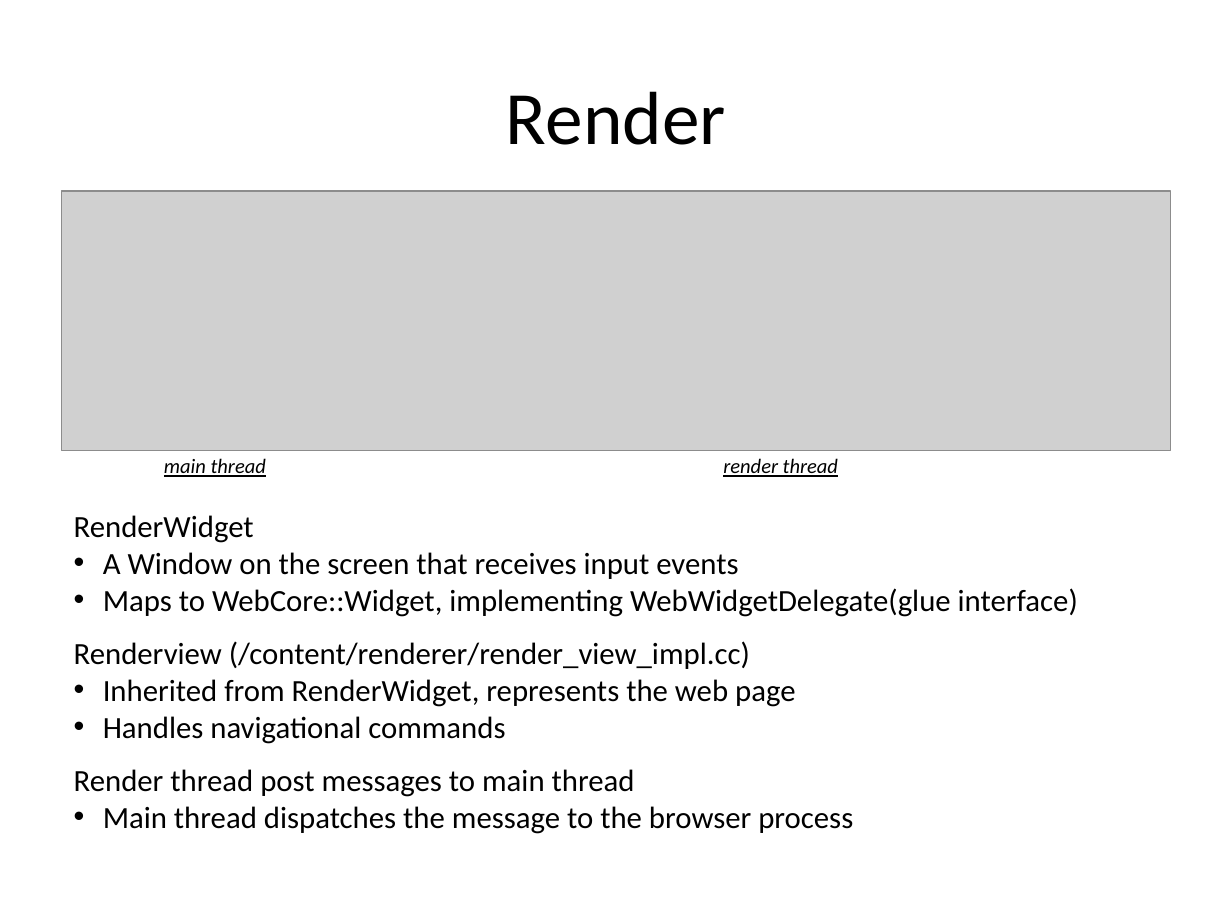
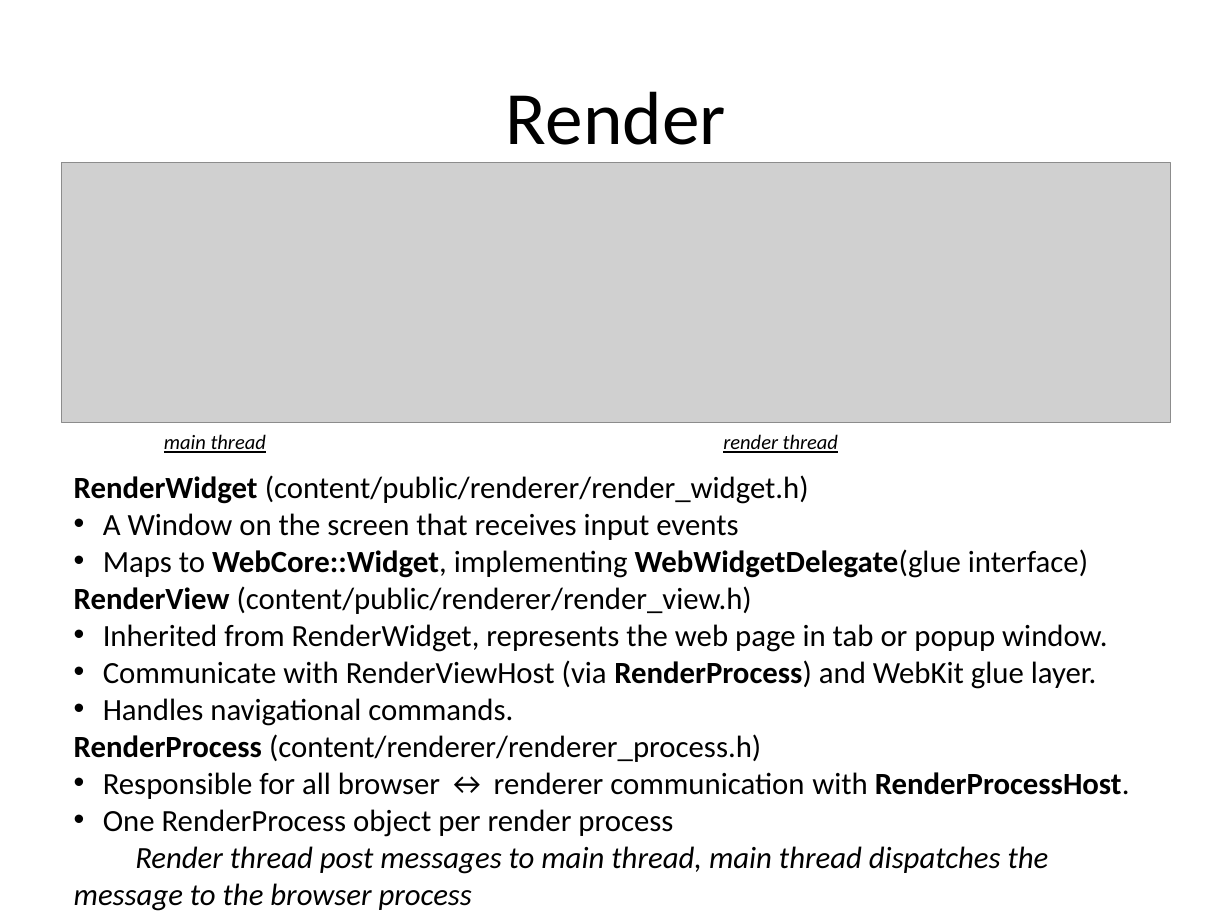
Before and after one commit to tezheng/chromium, a slide deck: slide 11 of docs/chromium.ppt. Drawn at 1232x924 pixels with LibreOffice and Linux fonts; fonts in the diff are those of the drawing; grey boxes stand for pictures. Boxes give left, top, right and bottom in pixels: in the first picture for what was removed or moved away, otherwise in the second. Text is boxed around its words. In the diff, an @@ line names an element or a change of style, - is before the commit and + after.

Commit message:
update chromium.ppt, render part.

```diff
--- a/docs/chromium.ppt
+++ b/docs/chromium.ppt
@@ picture: place and size @@
-picture at (62, 191, 1170, 451)
+picture at (62, 163, 1170, 423)
@@ text "main thread": place and size @@
-text "main thread" at (164, 458, 266, 477)
+text "main thread" at (164, 434, 266, 453)
@@ text "render thread": place and size @@
-text "render thread" at (723, 458, 838, 477)
+text "render thread" at (723, 434, 838, 453)
@@ text "RenderWidget (content/public/renderer/render_widget.h)": place and size @@
-text "RenderWidget (content/public/renderer/render_widget.h)" at (74, 515, 1078, 834)
+text "RenderWidget (content/public/renderer/render_widget.h)" at (74, 475, 1130, 911)
@@ text at (74, 475, 809, 504): text changed @@
-RenderWidget
+RenderWidget (content/public/renderer/render_widget.h)
@@ text at (103, 549, 1088, 578): bold on in "WebCore::Widget, WebWidgetDelegate(glue" @@
@@ text at (74, 586, 1130, 911): text changed @@
-Renderview (/content/renderer/render_view_impl.cc)
-• Inherited from RenderWidget, represents the web page
-• Handles navigational commands
-Render thread post messages to main thread
-• Main thread dispatches the message to the browser process
+RenderView (content/public/renderer/render_view.h)
+• Inherited from RenderWidget, represents the web page in tab or popup window.
+• Communicate with RenderViewHost (via RenderProcess) and WebKit glue layer.
+• Handles navigational commands.
+RenderProcess (content/renderer/renderer_process.h)
+• Responsible for all browser ↔ renderer communication with RenderProcessHost.
+• One RenderProcess object per render process
+Render thread post messages to main thread, main thread dispatches the message to the browser process
```
Also in this commit, not shown: 3 other slides changed, 11 slides added.
